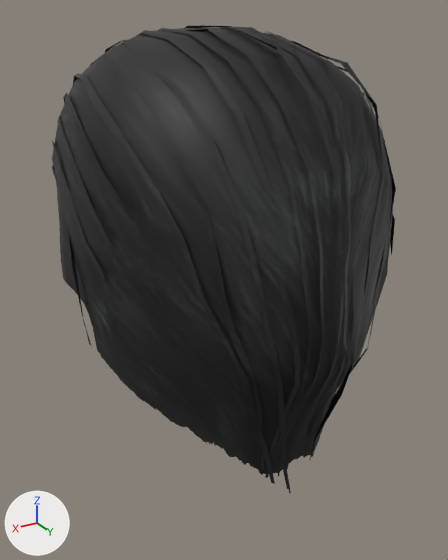
An edit to the glTF model public/assets/characters/looks/man/hair-cropped.glb, drawn before and after from the same camera.
One viewpoint serves both versions: a camera (50 mm lens) standing at (0.157, 0.226, 1.797) and looking at (0.0, -0.034, 1.666). Arrows for +X, +Y and +Z are at lower left; the lights stay in place. The older version comes first. Vertices at exactly the same position are counted once.

Objects in the first picture: 'Hair_cropped'.
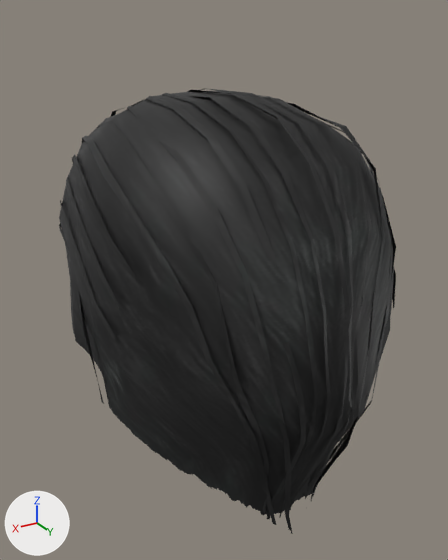
The newer file adds a shape key; the second version is drawn at full value of the shape key 'age_old' of 'Hair_cropped', and the change is written as the vertex moves it makes.

The change, as a diff of the scene's bpy script:
```diff
--- a/public/assets/characters/looks/man/hair-cropped.glb.py
+++ b/public/assets/characters/looks/man/hair-cropped.glb.py
@@ me_hair_cropped @@
 # used by ob_hair_cropped; location = (0.0, 0.0, 0.0)
-me_hair_cropped.from_pydata(...)  # 865 vertices, 1050 faces; spans x -0.078..0.08, y -0.141..0.06, z 1.578..1.791
+me_hair_cropped.from_pydata(...)  # 865 vertices, 1050 faces; spans x -0.078..0.079, y -0.137..0.065, z 1.555..1.763
+# me_hair_cropped part 1: the loose piece of 16 vertices spanning x 0.047..0.075, y -0.129..-0.005, z 1.708..1.748 is multiplied about its middle by the matrix ((0.992, -0.001, 0.003), (0.001, 0.991, -0.044), (-0.003, 0.044, 0.991)), then moved by (0.0, 0.005, -0.03)
+# me_hair_cropped part 2: the loose piece of 16 vertices spanning x 0.049..0.077, y -0.13..-0.011, z 1.691..1.735 is multiplied about its middle by the matrix ((0.993, 0.001, 0.024), (0.0, 0.992, -0.047), (-0.024, 0.047, 0.992)), then moved by (0.0, 0.005, -0.03)
+# me_hair_cropped part 3: the loose piece of 16 vertices spanning x 0.044..0.071, y -0.129..0.004, z 1.723..1.759 is multiplied about its middle by the matrix ((0.994, 0.002, -0.001), (-0.002, 0.993, -0.041), (0.001, 0.041, 0.993)), then moved by (0.0, 0.004, -0.03)
+# me_hair_cropped part 4: the loose piece of 20 vertices spanning x -0.072..-0.044, y -0.129..0.031, z 1.691..1.759 is multiplied about its middle by the matrix ((0.995, -0.001, -0.003), (0.0, 0.994, -0.041), (0.003, 0.041, 0.994)), then moved by (0.0, 0.005, -0.029)
+# me_hair_cropped part 5: the loose piece of 20 vertices spanning x 0.05..0.08, y -0.131..-0.034, z 1.628..1.722 is multiplied about its middle by the matrix ((1.0, -0.012, 0.007), (0.012, 1.0, -0.021), (-0.007, 0.021, 1.0)), then moved by (0.0, 0.006, -0.031)
+# me_hair_cropped part 6: 737 of 865 vertices moved; they spanned x -0.078..0.078, y -0.141..0.06, z 1.578..1.791 and now span x -0.078..0.078, y -0.137..0.065, z 1.555..1.763; mean shift (0.0, 0.005, -0.028); largest move (0.059, -0.127, 1.678) -> (0.059, -0.116, 1.646)
+# other edits to the shape of me_hair_cropped do not show in these pictures
 me_hair_cropped.materials.append(mat_man_hair)
```

Pixel boxes (x1, y1, x2, y2) of what changed, in the pictures (448 x 560 px; the box of a moved part takes in the faces that stretch with it):
'Hair_cropped', reshaped: before (52, 25, 396, 494); after (59, 88, 396, 534)
part 1 of me_hair_cropped, moved or reshaped: before (57, 117, 109, 245); after (66, 177, 119, 308)
part 2 of me_hair_cropped, moved or reshaped: before (52, 140, 104, 278); after (60, 200, 115, 339)
part 3 of me_hair_cropped, moved or reshaped: before (63, 93, 127, 212); after (72, 155, 135, 279)
part 4 of me_hair_cropped, moved or reshaped (mostly hidden): before (390, 215, 395, 255); after (392, 269, 396, 309)
part 5 of me_hair_cropped, moved or reshaped: before (52, 166, 92, 347); after (59, 224, 104, 404)
part 6 of me_hair_cropped, moved or reshaped: before (52, 25, 396, 494); after (59, 88, 396, 534)
